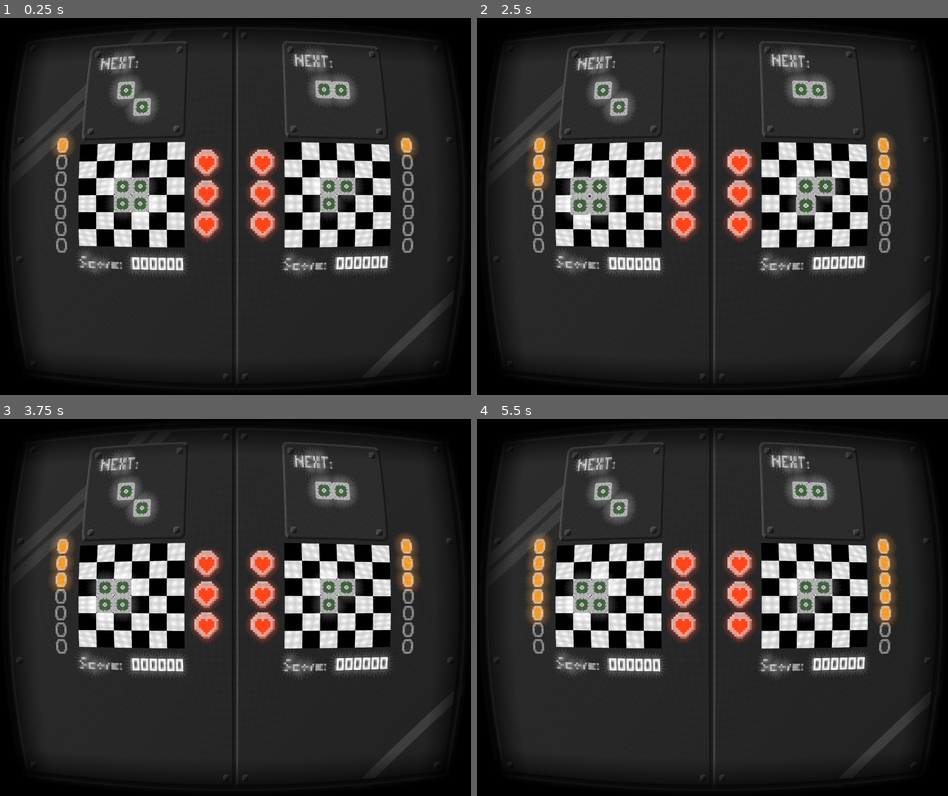
Above: before the commit, frames 1-4 (two rows, left to right).
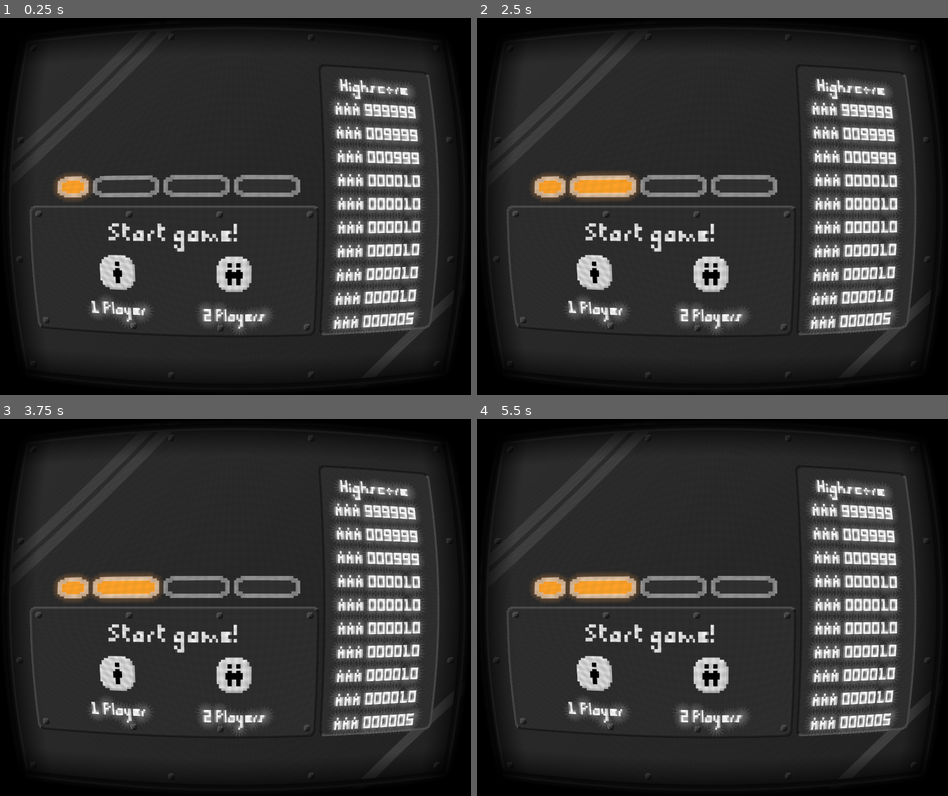
Above: after the commit, the same moments.

Repository: Mathiouza/ArcadeRhythm
Game: Godot game, scene res://Scenes/Application.tscn
The game is run twice, just before and just after one commit, with the same random seed, the same clock (stepped at 60 frames per second) and the same inputs. The project has no main scene, so this scene is started directly. Sound files missing from this copy of the repository are replaced by a short silence.
Inputs:
- Up to frame 1 (0.25 s): no input
- Up to frame 2 (2.5 s): tap R (0red1) at 0.6, 2.1 s; tap F (0red2) at 1.35 s; tap Enter at 2 s
- Up to frame 3 (3.75 s): tap F (0red2) at 2.85 s; tap Space at 3.5 s; tap R (0red1) at 3.6 s
- Up to frame 4 (5.5 s): tap F1 (0player) at 4.15 s; tap Enter at 4.25 s; tap F (0red2) at 4.35 s; tap F2 (1player) at 4.9 s; tap Space at 5 s; tap R (0red1) at 5.1 s

The runs differ from the first frame. In frame 1, 29% of the frame differs, in the area x 6-94%, y 3-96%; in frame 2, 29%; in frame 3, 29%; in frame 4, 29%.

Commit message:
Adds titlescreen and fixes music loop

Diff:
--- a/Scenes/Application.tscn
+++ b/Scenes/Application.tscn
@@ -1,6 +1,6 @@
 [gd_scene load_steps=4 format=2]
 
-[ext_resource path="res://Scenes/Game.tscn" type="PackedScene" id=1]
+[ext_resource path="res://Scenes/Titlescreen.tscn" type="PackedScene" id=1]
 [ext_resource path="res://Assets/Shaders/OldTV.gdshader" type="Shader" id=2]
 
 [sub_resource type="ShaderMaterial" id=6]
@@ -28,10 +28,4 @@
 [node name="Container" type="Node2D" parent="ViewportContainer/Viewport"]
 scale = Vector2( 3, 3 )
 
-[node name="ColorRect" type="ColorRect" parent="ViewportContainer/Viewport/Container"]
-margin_right = 426.0
-margin_bottom = 341.0
-color = Color( 0.137255, 0.137255, 0.137255, 1 )
-
-[node name="Game" parent="ViewportContainer/Viewport/Container" instance=ExtResource( 1 )]
-two_players = true
+[node name="Titlescreen" parent="ViewportContainer/Viewport/Container" instance=ExtResource( 1 )]
--- /dev/null
+++ b/Scenes/Titlescreen.tscn
@@ -0,0 +1,119 @@
+[gd_scene load_steps=13 format=2]
+
+[ext_resource path="res://Scenes/Panel.tscn" type="PackedScene" id=1]
+[ext_resource path="res://Assets/Sprites/Background.png" type="Texture" id=2]
+[ext_resource path="res://Assets/Fonts/pixels-dynamic.tres" type="DynamicFont" id=3]
+[ext_resource path="res://Scenes/PressedPanel.tscn" type="PackedScene" id=4]
+[ext_resource path="res://Assets/Fonts/pixels.ttf" type="DynamicFontData" id=5]
+[ext_resource path="res://Assets/Sprites/button_one_player.png" type="Texture" id=6]
+[ext_resource path="res://Assets/Sprites/button_two_players.png" type="Texture" id=7]
+[ext_resource path="res://Scenes/Beat.tscn" type="PackedScene" id=8]
+[ext_resource path="res://Scripts/BeatsContainer.gd" type="Script" id=9]
+[ext_resource path="res://Scripts/Titlescreen.gd" type="Script" id=10]
+[ext_resource path="res://Assets/Sounds/titlescreen150.ogg" type="AudioStream" id=11]
+
+[sub_resource type="DynamicFont" id=1]
+size = 24
+font_data = ExtResource( 5 )
+
+[node name="Titlescreen" type="Sprite"]
+texture = ExtResource( 2 )
+centered = false
+script = ExtResource( 10 )
+
+[node name="PressedPanel" parent="." instance=ExtResource( 4 )]
+margin_left = 293.0
+margin_top = 40.0
+margin_right = 398.0
+margin_bottom = 289.0
+
+[node name="Label" type="Label" parent="PressedPanel"]
+margin_top = 11.0
+margin_right = 105.0
+margin_bottom = 239.0
+custom_fonts/font = ExtResource( 3 )
+text = "Highscore
+AAA 999999
+AAA 009999
+AAA 000999
+AAA 000010
+AAA 000010
+AAA 000010
+AAA 000010
+AAA 000010
+AAA 000010
+AAA 000005"
+align = 1
+
+[node name="Panel2" parent="." instance=ExtResource( 1 )]
+margin_left = 27.0
+margin_top = 170.0
+margin_right = 289.0
+margin_bottom = 289.0
+horizontal_bolts = 2
+
+[node name="ButtonOnePlayer" type="Sprite" parent="Panel2"]
+position = Vector2( 78, 62 )
+scale = Vector2( 2, 2 )
+texture = ExtResource( 6 )
+
+[node name="ButtonTwoPlayers" type="Sprite" parent="Panel2"]
+position = Vector2( 185, 62 )
+scale = Vector2( 2, 2 )
+texture = ExtResource( 7 )
+
+[node name="Label3" type="Label" parent="Panel2"]
+margin_left = 114.0
+margin_top = 92.0
+margin_right = 260.0
+margin_bottom = 125.0
+custom_fonts/font = ExtResource( 3 )
+text = "2 Players"
+align = 1
+
+[node name="Label2" type="Label" parent="Panel2"]
+margin_left = 5.0
+margin_top = 88.0
+margin_right = 151.0
+margin_bottom = 121.0
+custom_fonts/font = ExtResource( 3 )
+text = "1 Player"
+align = 1
+
+[node name="Label" type="Label" parent="Panel2"]
+margin_top = 13.0
+margin_right = 262.0
+margin_bottom = 46.0
+custom_fonts/font = SubResource( 1 )
+text = "Start game!"
+align = 1
+
+[node name="Level1" type="Node2D" parent="."]
+position = Vector2( 66, 152 )
+rotation = -1.5708
+scale = Vector2( 2, 2 )
+script = ExtResource( 9 )
+current_beat = 1
+lit = Color( 0.8, 0.45098, 0.113725, 1 )
+
+[node name="Beat" parent="Level1" instance=ExtResource( 8 )]
+color = Color( 0.8, 0.45098, 0.113725, 1 )
+
+[node name="Beat2" parent="Level1" instance=ExtResource( 8 )]
+position = Vector2( 0, 24 )
+length = 3
+color = Color( 0.2, 0.2, 0.2, 1 )
+
+[node name="Beat4" parent="Level1" instance=ExtResource( 8 )]
+position = Vector2( 0, 56 )
+length = 3
+color = Color( 0.2, 0.2, 0.2, 1 )
+
+[node name="Beat6" parent="Level1" instance=ExtResource( 8 )]
+position = Vector2( 0, 88 )
+length = 3
+color = Color( 0.2, 0.2, 0.2, 1 )
+
+[node name="AudioStreamPlayer" type="AudioStreamPlayer" parent="."]
+stream = ExtResource( 11 )
+autoplay = true
--- a/Scripts/Game.gd
+++ b/Scripts/Game.gd
@@ -16,7 +16,6 @@
 	100, 125, 150, 175, 200
 ]
 var audio_position = 0.0
-var time_check = 0
 
 export var two_players = false setget set_two_players
 
@@ -38,11 +37,14 @@
 
 		var new_audio_position = audio_players[speed].get_playback_position() + AudioServer.get_time_since_last_mix() - AudioServer.get_output_latency()
 
-		time_check = 1.0 / (bpms[speed] / 60.0)
+		if new_audio_position < audio_position - 10:
+			audio_position -= $AudioStreamPlayer.stream.get_length()
+
+		var time_check = 60.0 / bpms[speed]
 		if (new_audio_position - audio_position) >= time_check:
 			$Terrain1.pulsate()
 			$Terrain2.pulsate()
-			audio_position = new_audio_position
+			audio_position += time_check
 
 func change_tempo(prec_speed, new_speed):
 	var pos = audio_players[prec_speed].get_playback_position()
--- /dev/null
+++ b/Scripts/Titlescreen.gd
@@ -0,0 +1,22 @@
+extends Sprite
+
+var audio_position = 0.0
+var beats = 0
+
+func _process(delta):
+	if Input.is_action_just_pressed("0player"):
+		print("1 player")
+
+	if Input.is_action_just_pressed("1player"):
+		print("2 players")
+
+	var new_audio_position = $AudioStreamPlayer.get_playback_position() + AudioServer.get_time_since_last_mix() - AudioServer.get_output_latency()
+
+	if new_audio_position < audio_position - 10:
+		audio_position -= $AudioStreamPlayer.stream.get_length()
+
+	var time_check = 60.0 / 150.0
+	if (new_audio_position - audio_position) >= time_check:
+		beats = (beats + 1) % $Level1.get_number_of_beats()
+		$Level1.set_current_beat(beats + 1)
+		audio_position += time_check
Not shown, added: Assets/Sounds/titlescreen150.ogg.import
Binary file added: Assets/Sprites/button_one_player.png
Not shown, added: Assets/Sprites/button_one_player.png.import
Binary file added: Assets/Sprites/button_two_players.png
Not shown, added: Assets/Sprites/button_two_players.png.import
Not shown, added: Assets/Sounds/titlescreen150.ogg
